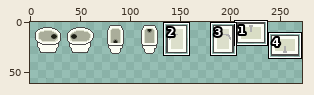
Edited in one commit: sprite sheet (maps/franz.png). Above: a wide view before the commit, with the close-up outlined.
Close-up. Before the commit:
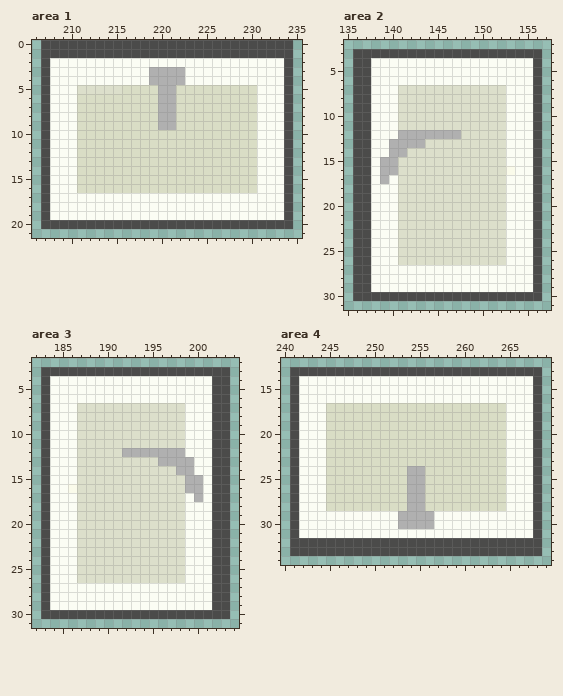
The file is 272x272 pixels. Pixels under 10% opacity are left out. Colours within 5 levels of each other are drawn and written as one. Shown: area 1: x 206..235, y 0..21; area 2: x 135..157, y 2..31; area 3: x 182..204, y 2..31; area 4: x 240..269, y 12..34. The wide view leaves out empty margins. The commit also changed other parts of the picture, which this record leaves out.
After the commit:
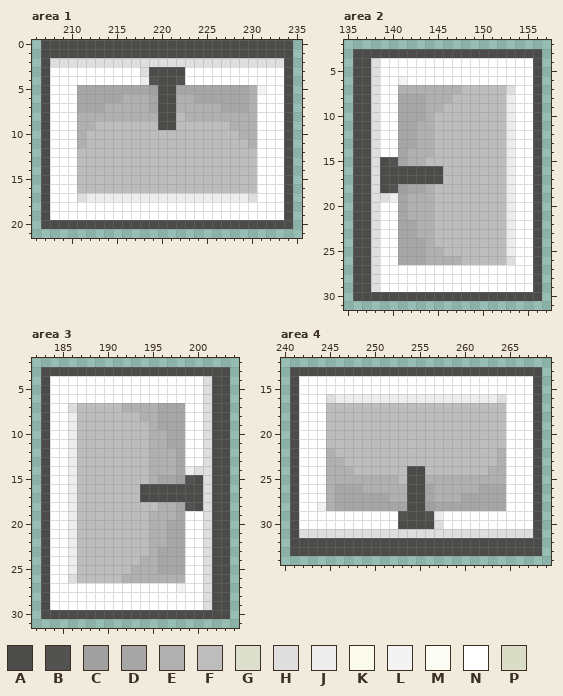
Palette (. is transparent): A #4b4b4a  B #525251  C #a0a0a0  D #a6a6a6  E #b0b0b0  F #bdbdbd  G #dcdfcb  H #dedede  J #ededed  K #fafbea  L #f3f3f3  M #fbfdf4  N #ffffff  P #d9ddc5
Difference:
Changed rows in their new state; - is an unchanged pixel.
Area 1:
first column x 208:
 2 HHHHHHHHHHHHHHHHHHHHHHHHHH
 3 NNNNNNNNNNHAAAANNNNNNNNNNN
 4 NNNNNNNNNNJBAABNNNNNNNNNNN
 5 NNNDDDDDDDDCAADDDDDDDDELNN
 6 NNNDDDDDEEEDAAEEDDDDDDENNN
 7 NNNDDDEEEEEDAAEEEEEDDDENNN
 8 NNNEEEEEEEEEAAFEEEEEEEENNN
 9 NNNEEFFFFFFFAAFFFFFFEEENNN
10 NNNEFFFFFFFFFFFFFFFFFEENNN
11 NNNEFFFFFFFFFFFFFFFFFFENNN
12 NNNFFFFFFFFFFFFFFFFFFFFNNN
13 NNNFFFFFFFFFFFFFFFFFFFFNNN
14 NNNFFFFFFFFFFFFFFFFFFFFNNN
15 NNNFFFFFFFFFFFFFFFFFFFFNNN
16 NNNFFFFFFFFFFFFFFFFFFFFNNN
17 NNNHJJJJJJJJJJJJJJJJJJHNNN
18 NNNNNNNNNNNNNNNNNNNNNNNNNN
19 NNNNNNNNNNNNNNNNNNNNNNNNNN
Area 2:
first column x 138:
 4 HNNNNNNNNNNNNNNNNN
 5 HNNNNNNNNNNNNNNNNN
 6 HNNLNNNNNNNNNNNNNN
 7 HNNEEEEEEEFFFFFHNN
 8 HNNDDDEEEFFFFFFJNN
 9 HNNDDDEEFFFFFFFJNN
10 HNNDDDEFFFFFFFFJNN
11 HNNDDEEFFFFFFFFJNN
12 HNNDD--FFFFFFFFJNN
13 HNNDD-EFFFFFFFFJNN
14 HNNDEEEFFFFFFFFJNN
15 HABDEEFFFFFFFFFJNN
16 HAAAAAAAFFFFFFFJNN
17 HAAAAAAAFFFFFFFJNN
18 HABCDDEFFFFFFFFJNN
19 HHJDEEEFFFFFFFFJNN
20 HNNDEEEFFFFFFFFJNN
21 HNNDEEEFFFFFFFFJNN
22 HNNDDEEFFFFFFFFJNN
23 HNNDDEEFFFFFFFFJNN
24 HNNDDDEFFFFFFFFJNN
25 HNNDDDEEFFFFFFFJNN
26 HNNDDDEEEEFFFFFHNN
27 HNNNNNNNNNNNNNNNNN
28 HNNNNNNNNNNNNNNNNN
29 HNNNNNNNNNNNNNNNNN
Area 3:
first column x 184:
 4 NNNNNNNNNNNNNNNNNH
 5 NNNNNNNNNNNNNNNNNH
 6 NNNNNNNNNNNNNNNNNH
 7 NNHFFFFFEEEEDDDNNH
 8 NNJFFFFFFFEEDDDNNH
 9 NNJFFFFFFFFEDDDNNH
10 NNJFFFFFFFFEEDDNNH
11 NNJFFFFFFFFEEDDNNH
12 NNJFFFFFFFF---DNNH
13 NNJFFFFFFFFE--DNNH
14 NNJFFFFFFFFEEEDJHH
15 NNJFFFFFFFFEDDCBAH
16 NNJFFFFFFFAAAAAAAH
17 NNJFFFFFFFAAAAAAAH
18 NNJFFFFFFFFFEEDBAH
19 NNJFFFFFFFFEEEDNNH
20 NNJFFFFFFFFEEDDNNH
21 NNJFFFFFFFFEEDDNNH
22 NNJFFFFFFFFEEDDNNH
23 NNJFFFFFFFFEDDDNNH
24 NNJFFFFFFFEEDDDNNH
25 NNJFFFFFFEEEDDDNNH
26 NNHFFFFFEEEEEEENNH
27 NNNNNNNNNNNNNNLNNH
28 NNNNNNNNNNNNNNNNNH
29 NNNNNNNNNNNNNNNNNH
Area 4:
first column x 242:
14 NNNNNNNNNNNNNNNNNNNNNNNNNN
15 NNNNNNNNNNNNNNNNNNNNNNNNNN
16 NNNHJJJJJJJJJJJJJJJJJJHNNN
17 NNNFFFFFFFFFFFFFFFFFFFFNNN
18 NNNFFFFFFFFFFFFFFFFFFFFNNN
19 NNNFFFFFFFFFFFFFFFFFFFFNNN
20 NNNFFFFFFFFFFFFFFFFFFFFNNN
21 NNNFFFFFFFFFFFFFFFFFFFFNNN
22 NNNEFFFFFFFFFFFFFFFFFFENNN
23 NNNEEFFFFFFFFFFFFFFFFFENNN
24 NNNEEEFFFFFFAAFFFFFFFEENNN
25 NNNEEEEEEEEFAAEEEEEEEEENNN
26 NNNEDDDEEEEEAADEEEEEDDDNNN
27 NNNEDDDDDDEEAADEEEDDDDDNNN
28 NNLEDDDDDDDDAACDDDDDDDDNNN
29 NNNNNNNNNNNBAABJNNNNNNNNNN
30 NNNNNNNNNNNAAAAHNNNNNNNNNN
31 HHHHHHHHHHHHHHHHHHHHHHHHHH
Pixel boxes of the changes (left, top, right, bottom) in both close-ups:
changed: (50, 58, 284, 220)
changed: (371, 58, 533, 292)
changed: (50, 376, 212, 610)
changed: (299, 376, 533, 538)
